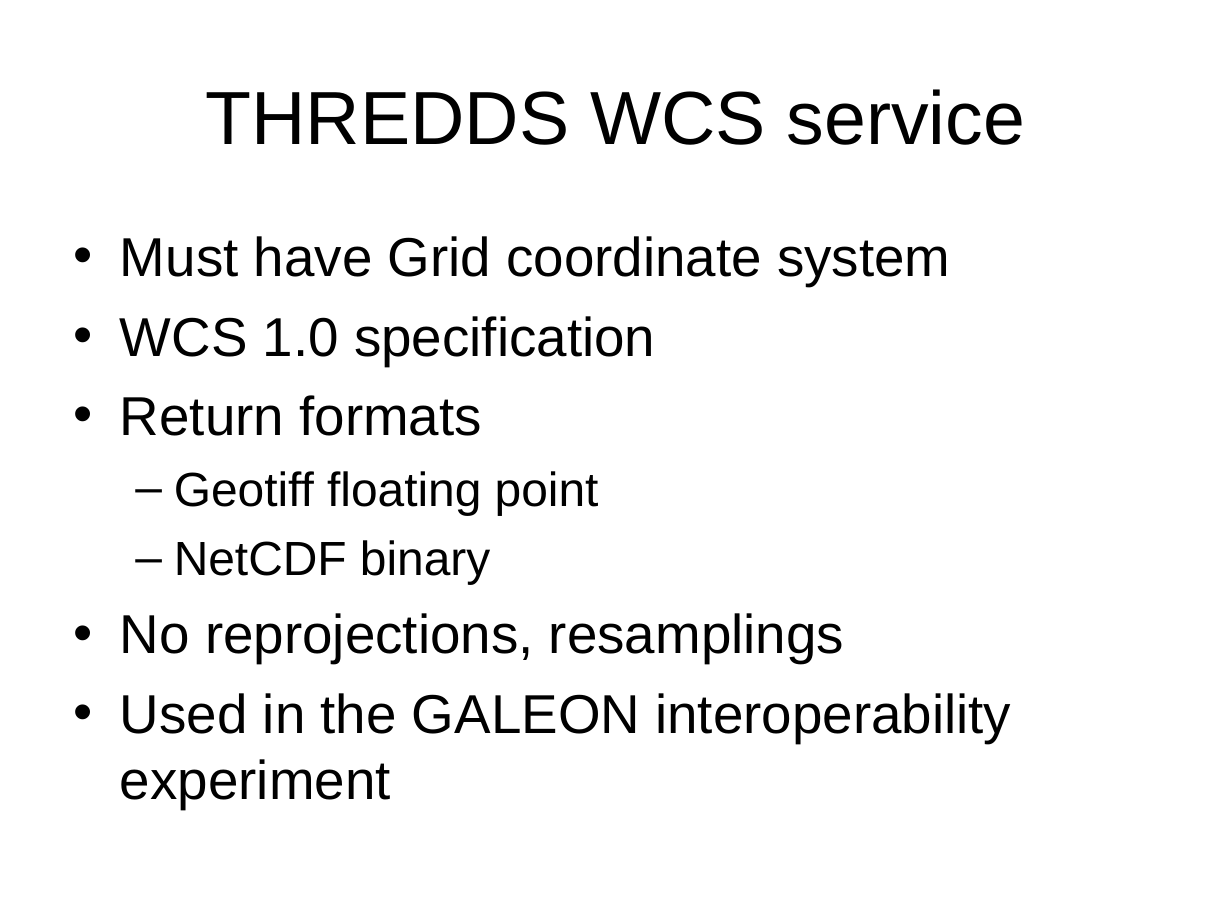
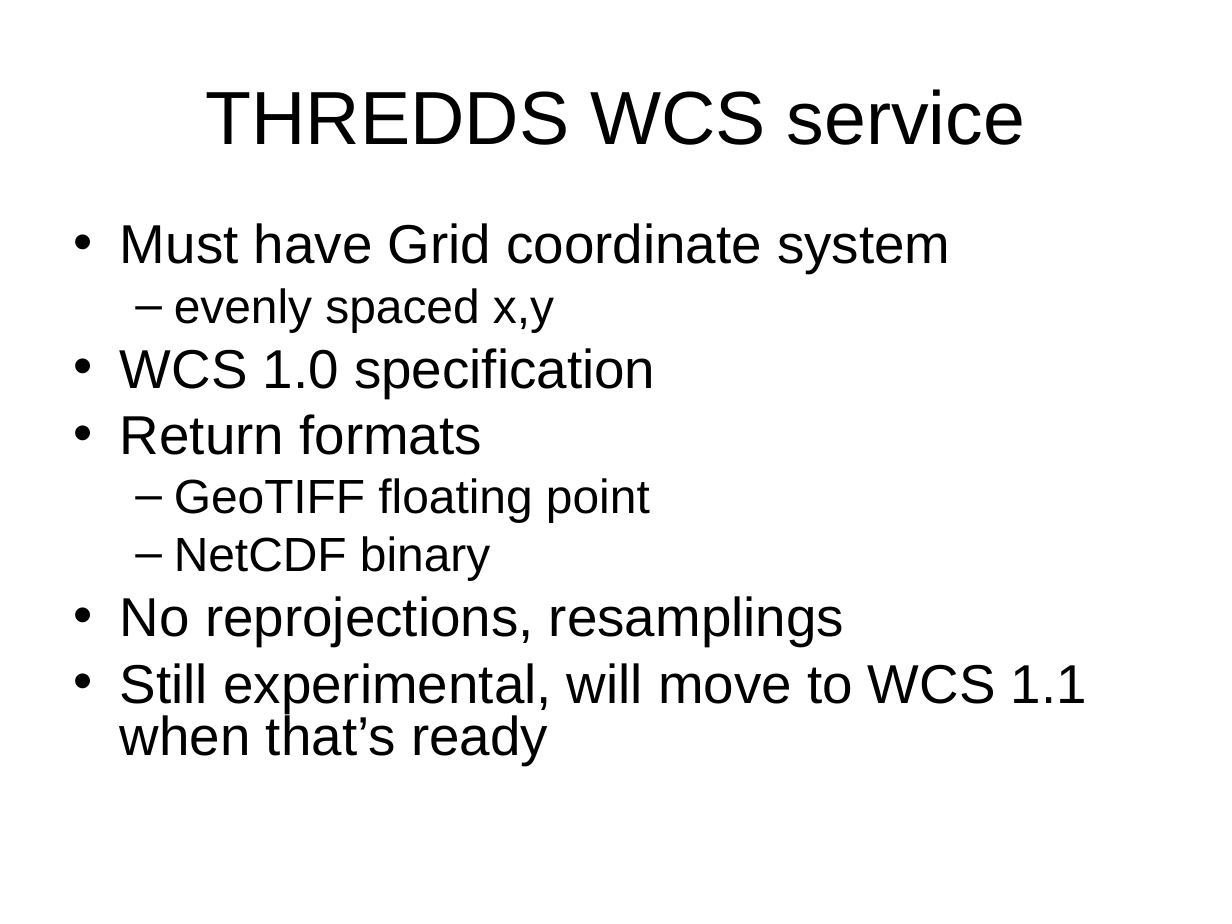
Before and after one commit to ooici-eoi/THREDDS, a slide deck: slide 9 of docs/web/thredds/tech/tutorial/TDSOverview.ppt. Drawn at 1232x924 pixels with LibreOffice and Linux fonts; fonts in the diff are those of the drawing; background and template pictures are left out. Boxes give left, top, right and bottom in pixels: in the first picture for what was removed or moved away, otherwise in the second. Text is boxed around its words. In the diff, an @@ line names an element or a change of style, - is before the commit and + after.

```diff
--- a/docs/web/thredds/tech/tutorial/TDSOverview.ppt
+++ b/docs/web/thredds/tech/tutorial/TDSOverview.ppt
@@ text at (120,223,950,646): line spacing 1 to 0.8 @@
@@ text at (174,288,554,332): paragraph added @@
+  – evenly spaced x,y
@@ text at (174,478,650,522): text changed @@
-  – Geotiff floating point
+  – GeoTIFF floating point
@@ text at (120,663,1087,765): text changed @@
-• Used in the GALEON interoperability experiment
+• Still experimental, will move to WCS 1.1 when that’s ready
```
Also in this commit, not shown: 5 other slides changed, 6 other files.
